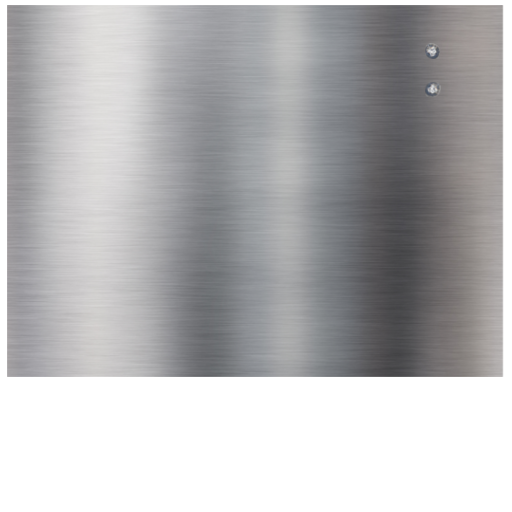
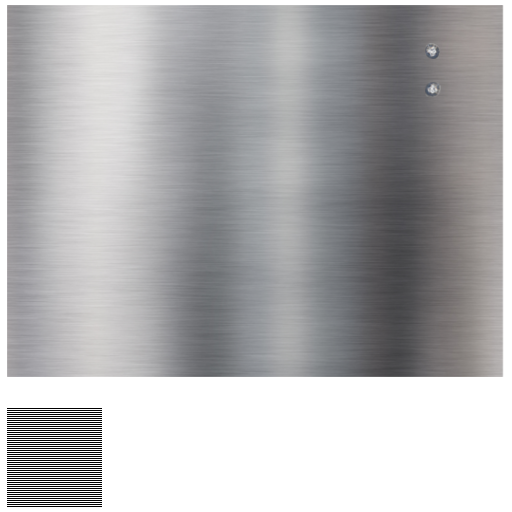
Layered file, before and after one edit (512x512). Changes by layer:
added layer "Pasted Layer #23" above "Pasted Layer copy" over [7, 408, 102, 507]
